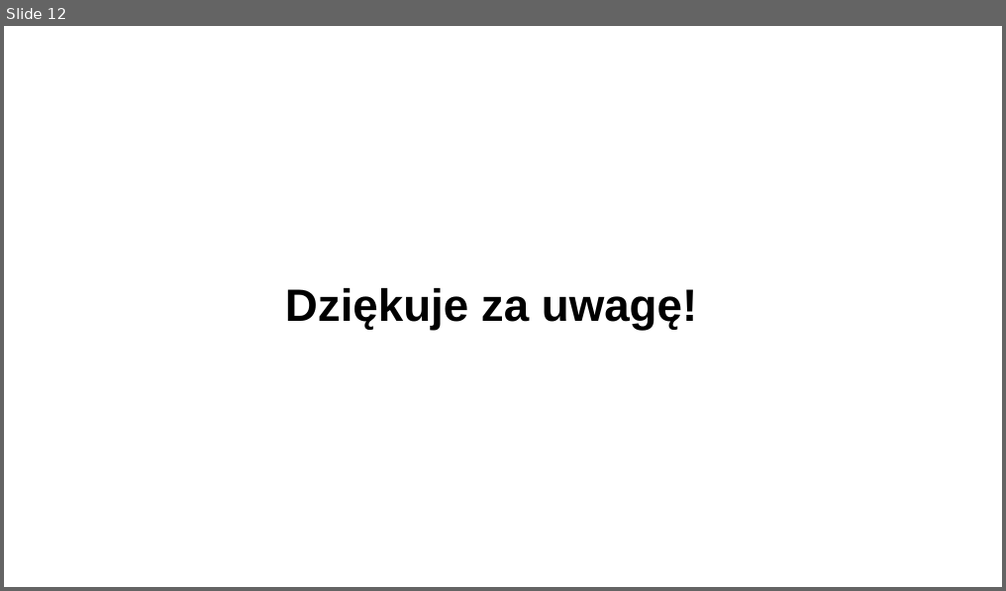
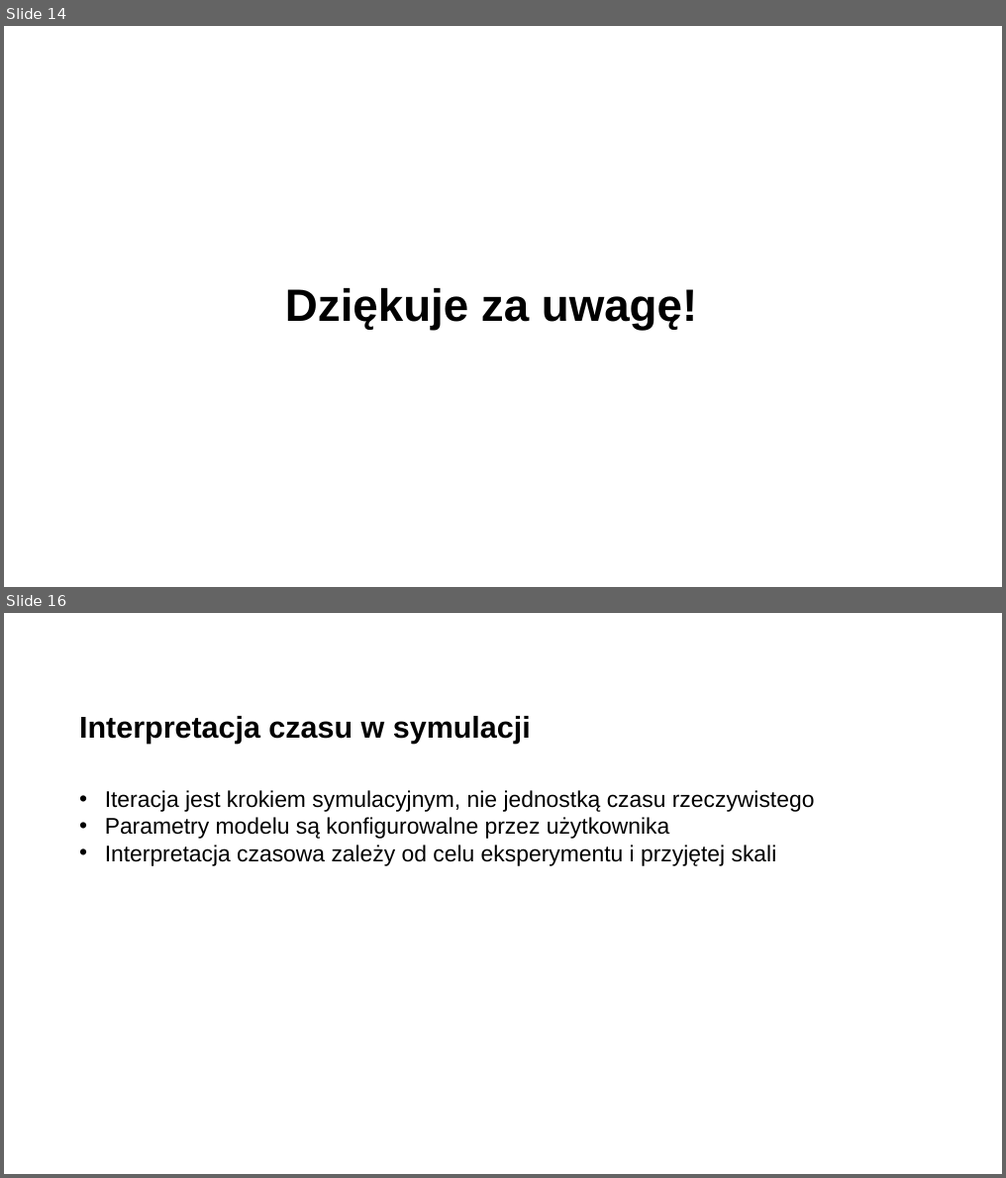
Before and after one commit to Filip-Rak/ecosystem-cc-results, a slide deck: docs/presentation.ppt. Shown one above the other, each under a label of ours: slide 12 before the commit, slides 14 and 16 after it; the slides between them are not shown. The pictures are 1006x591 and 1006x1178 pixels, drawn with LibreOffice and Linux fonts; fonts in the diff are those of the drawing; background and template pictures are left out. Boxes give left, top, right and bottom in pixels: in the first picture for what was removed or moved away, otherwise in the second. Text is boxed around its words. In the diff, an @@ line names an element or a change of style, - is before the commit and + after.

```diff
--- a/docs/presentation.ppt
+++ b/docs/presentation.ppt
@@ slide 16 added at bbox=[4, 613, 1002, 1174], background picture (left out) @@
@@ title added at bbox=[79, 716, 531, 744], 32 pt, text #000000, bold @@
+Interpretacja czasu w symulacji
@@ text added at bbox=[105, 790, 815, 866], 24 pt, text #000000 @@
+• Iteracja jest krokiem symulacyjnym, nie jednostką czasu rzeczywistego
+• Parametry modelu są konfigurowalne przez użytkownika
+• Interpretacja czasowa zależy od celu eksperymentu i przyjętej skali
@@ what was slide 12 is now slide 14 @@
```
Also in this commit, not shown: 1 slide changed, 4 other slides added, 1 slide removed, 35 other files.
